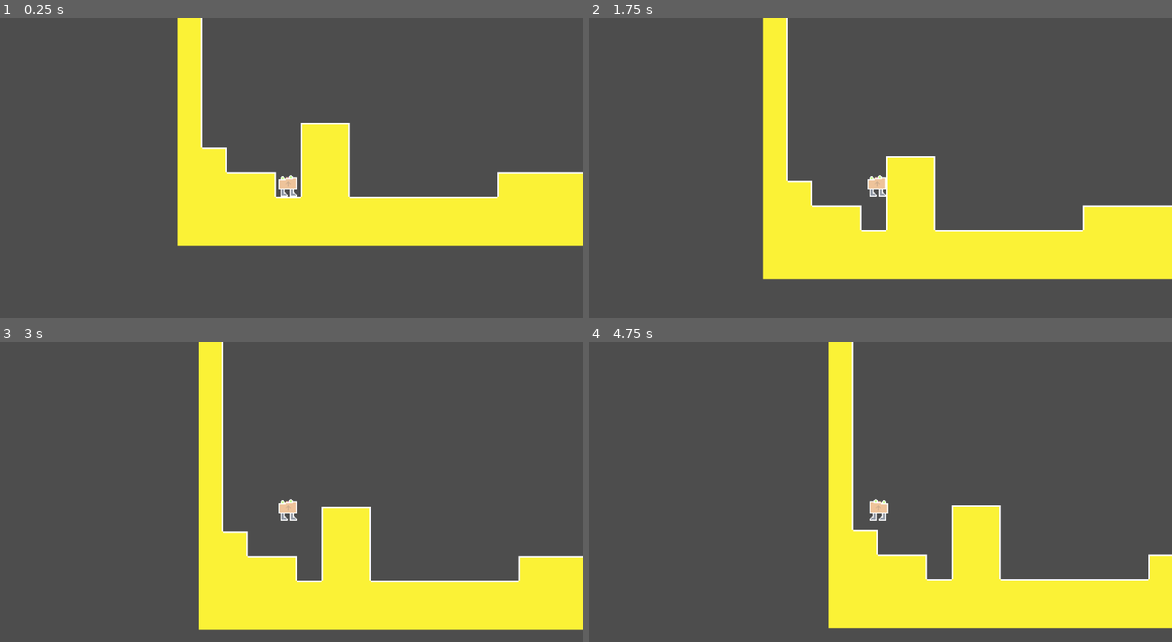
Above: before the commit, frames 1-4 (two rows, left to right).
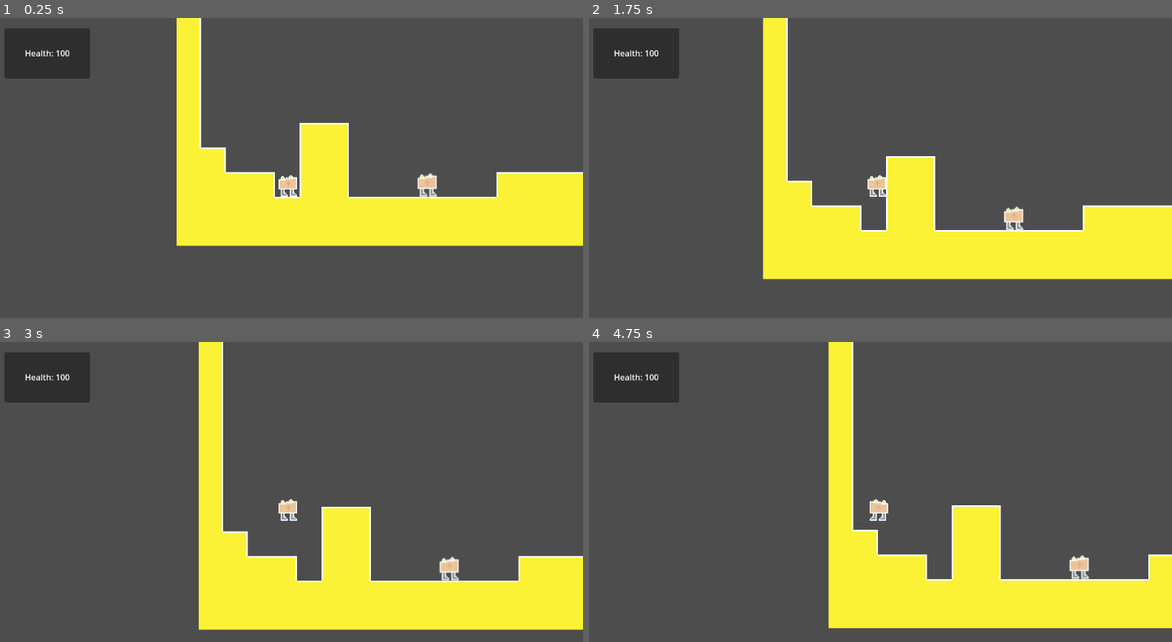
Above: after the commit, the same moments.

Repository: ShardHero/Main
Game: Godot game, scene res://scenes/level1.tscn
Two runs of this game, one before a commit and one after it. Both use one fixed random seed, a clock stepped at 60 frames per second and the inputs below.
Inputs:
- Up to frame 1 (0.25 s): no input
- Up to frame 2 (1.75 s): tap Enter (ui_accept) at 0.5, 0.77, 1.52 s; hold Right (ui_right) from 0.53 s (still down)
- Up to frame 3 (3 s): release Right (ui_right) at 2.03 s; hold Left (ui_left) 2.03-2.78 s; tap Enter (ui_accept) at 2.75 s; hold Right (ui_right) from 2.78 s (still down)
- Up to frame 4 (4.75 s): tap Enter (ui_accept) at 3.02, 3.77, 4.52 s; release Right (ui_right) at 4.28 s; hold Left (ui_left) from 4.28 s (still down)

The runs differ from the first frame. In frame 1, 3.4% of the frame differs, in the area x 0-86%, y 0-77%; in frame 2, 2.6%; in frame 3, 2.6%; in frame 4, 2.7%.

Commit message:
Worked on Game Manager branch, tracking HP.
Should fix "takes HP every frame of contact" soon.

Diff:
--- a/project.godot
+++ b/project.godot
@@ -12,5 +12,5 @@
 
 config/name="Shard Hero"
 run/main_scene="res://scenes/level1.tscn"
-config/features=PackedStringArray("4.2", "Forward Plus")
+config/features=PackedStringArray("4.3", "Forward Plus")
 config/icon="res://icon.svg"
--- /dev/null
+++ b/scenes/enemy.tscn
@@ -0,0 +1,41 @@
+[gd_scene load_steps=5 format=3 uid="uid://sjigmrytna27"]
+
+[ext_resource type="Texture2D" uid="uid://cfvsksafbly8o" path="res://assets/art/concept_char_sprite.png" id="1_v7pvj"]
+
+[sub_resource type="GDScript" id="GDScript_lt5bw"]
+script/source = "extends CharacterBody2D
+@onready var game_manager = %GameManager
+
+const SPEED = 300.0
+const JUMP_VELOCITY = -400.0
+
+func _on_body_entered(body: Node2D) -> void:
+	if (body.name == \"CharacterBody2D\"):
+		game_manager.lose_hp()
+"
+
+[sub_resource type="SpriteFrames" id="SpriteFrames_5axjp"]
+animations = [{
+"frames": [{
+"duration": 1.0,
+"texture": ExtResource("1_v7pvj")
+}],
+"loop": true,
+"name": &"default",
+"speed": 5.0
+}]
+
+[sub_resource type="RectangleShape2D" id="RectangleShape2D_y6jod"]
+size = Vector2(39, 47.5)
+
+[node name="enemy" type="CharacterBody2D"]
+script = SubResource("GDScript_lt5bw")
+
+[node name="AnimatedSprite2D" type="AnimatedSprite2D" parent="."]
+position = Vector2(2, -3)
+scale = Vector2(2.0625, 2.15625)
+sprite_frames = SubResource("SpriteFrames_5axjp")
+
+[node name="CollisionShape2D" type="CollisionShape2D" parent="."]
+position = Vector2(0, 1)
+shape = SubResource("RectangleShape2D_y6jod")
--- /dev/null
+++ b/scenes/game_manager.gd
@@ -0,0 +1,7 @@
+extends Node
+@onready var hp_label = %HPLabel
+
+var hp = 100
+func lose_hp():
+	hp -= 15
+	hp_label.text = "Health: " + str(hp)
--- a/scenes/level1.tscn
+++ b/scenes/level1.tscn
@@ -1,88 +1,45 @@
-[gd_scene load_steps=10 format=3 uid="uid://cfu6qp58epi4y"]
+[gd_scene load_steps=8 format=3 uid="uid://cfu6qp58epi4y"]
 
 [ext_resource type="Texture2D" uid="uid://be6smq1lv47ux" path="res://assets/art/placeholder_tilemap.png" id="1_unyct"]
-[ext_resource type="Texture2D" uid="uid://cfvsksafbly8o" path="res://assets/art/concept_char_sprite.png" id="2_ip1dh"]
-[ext_resource type="Script" path="res://scenes/main character.gd" id="2_pjt5x"]
+[ext_resource type="PackedScene" uid="uid://ch2lhx4dpevpr" path="res://scenes/main_character.tscn" id="2_ff2mj"]
+[ext_resource type="PackedScene" uid="uid://sjigmrytna27" path="res://scenes/enemy.tscn" id="3_ker7w"]
+[ext_resource type="Script" path="res://scenes/game_manager.gd" id="4_3cxwl"]
 
 [sub_resource type="PhysicsMaterial" id="PhysicsMaterial_nax6r"]
 
 [sub_resource type="TileSetAtlasSource" id="TileSetAtlasSource_sgx8e"]
 texture = ExtResource("1_unyct")
 2:3/0 = 0
-2:3/0/physics_layer_0/linear_velocity = Vector2(0, 0)
-2:3/0/physics_layer_0/angular_velocity = 0.0
 2:3/0/physics_layer_0/polygon_0/points = PackedVector2Array(-8, -8, 8, -8, 8, 8, -8, 8)
 3:3/0 = 0
-3:3/0/physics_layer_0/linear_velocity = Vector2(0, 0)
-3:3/0/physics_layer_0/angular_velocity = 0.0
 3:3/0/physics_layer_0/polygon_0/points = PackedVector2Array(-8, -8, 8, -8, 8, 8, -8, 8)
 4:3/0 = 0
-4:3/0/physics_layer_0/linear_velocity = Vector2(0, 0)
-4:3/0/physics_layer_0/angular_velocity = 0.0
 4:3/0/physics_layer_0/polygon_0/points = PackedVector2Array(-8, -8, 8, -8, 8, 8, -8, 8)
 5:3/0 = 0
-5:3/0/physics_layer_0/linear_velocity = Vector2(0, 0)
-5:3/0/physics_layer_0/angular_velocity = 0.0
 5:3/0/physics_layer_0/polygon_0/points = PackedVector2Array(-8, -8, 8, -8, 8, 8, -8, 8)
 6:3/0 = 0
-6:3/0/physics_layer_0/linear_velocity = Vector2(0, 0)
-6:3/0/physics_layer_0/angular_velocity = 0.0
 6:3/0/physics_layer_0/polygon_0/points = PackedVector2Array(-8, -8, 8, -8, 8, 8, -8, 8)
 2:4/0 = 0
-2:4/0/physics_layer_0/linear_velocity = Vector2(0, 0)
-2:4/0/physics_layer_0/angular_velocity = 0.0
 2:4/0/physics_layer_0/polygon_0/points = PackedVector2Array(-8, -8, 8, -8, 8, 8, -8, 8)
 3:4/0 = 0
-3:4/0/physics_layer_0/linear_velocity = Vector2(0, 0)
-3:4/0/physics_layer_0/angular_velocity = 0.0
 3:4/0/physics_layer_0/polygon_0/points = PackedVector2Array(-8, -8, 8, -8, 8, 8, -8, 8)
 4:4/0 = 0
-4:4/0/physics_layer_0/linear_velocity = Vector2(0, 0)
-4:4/0/physics_layer_0/angular_velocity = 0.0
 4:4/0/physics_layer_0/polygon_0/points = PackedVector2Array(-8, -8, 8, -8, 8, 8, -8, 8)
 5:4/0 = 0
-5:4/0/physics_layer_0/linear_velocity = Vector2(0, 0)
-5:4/0/physics_layer_0/angular_velocity = 0.0
 5:4/0/physics_layer_0/polygon_0/points = PackedVector2Array(-8, -8, 8, -8, 8, 8, -8, 8)
 2:5/0 = 0
-2:5/0/physics_layer_0/linear_velocity = Vector2(0, 0)
-2:5/0/physics_layer_0/angular_velocity = 0.0
 2:5/0/physics_layer_0/polygon_0/points = PackedVector2Array(-8, -8, 8, -8, 8, 8, -8, 8)
 3:5/0 = 0
-3:5/0/physics_layer_0/linear_velocity = Vector2(0, 0)
-3:5/0/physics_layer_0/angular_velocity = 0.0
 3:5/0/physics_layer_0/polygon_0/points = PackedVector2Array(-8, -8, 8, -8, 8, 8, -8, 8)
 4:5/0 = 0
-4:5/0/physics_layer_0/linear_velocity = Vector2(0, 0)
-4:5/0/physics_layer_0/angular_velocity = 0.0
 4:5/0/physics_layer_0/polygon_0/points = PackedVector2Array(-8, -8, 8, -8, 8, 8, -8, 8)
 5:5/0 = 0
-5:5/0/physics_layer_0/linear_velocity = Vector2(0, 0)
-5:5/0/physics_layer_0/angular_velocity = 0.0
 5:5/0/physics_layer_0/polygon_0/points = PackedVector2Array(-8, -8, 8, -8, 8, 8, -8, 8)
 
 [sub_resource type="TileSet" id="TileSet_h5n81"]
 physics_layer_0/collision_layer = 1
 physics_layer_0/physics_material = SubResource("PhysicsMaterial_nax6r")
 sources/0 = SubResource("TileSetAtlasSource_sgx8e")
-
-[sub_resource type="AtlasTexture" id="AtlasTexture_f35kr"]
-atlas = ExtResource("2_ip1dh")
-region = Rect2(0, 0, 32, 32)
-
-[sub_resource type="SpriteFrames" id="SpriteFrames_hdbct"]
-animations = [{
-"frames": [{
-"duration": 1.0,
-"texture": SubResource("AtlasTexture_f35kr")
-}],
-"loop": true,
-"name": &"default",
-"speed": 5.0
-}]
-
-[sub_resource type="RectangleShape2D" id="RectangleShape2D_gntxl"]
-size = Vector2(36, 42)
 
 [node name="Level1" type="Node2D"]
 
@@ -93,18 +50,37 @@
 format = 2
 layer_0/tile_data = PackedInt32Array(720898, 262144, 3, 786435, 196608, 3, 720900, 131072, 4, 655364, 131072, 4, 589828 …(1379 unchanged characters)…
 
-[node name="main character" type="CharacterBody2D" parent="."]
-script = ExtResource("2_pjt5x")
+[node name="main character" parent="." instance=ExtResource("2_ff2mj")]
+position = Vector2(2, 1)
 
-[node name="AnimatedSprite2D" type="AnimatedSprite2D" parent="main character"]
-texture_filter = 1
-position = Vector2(169, 552)
-scale = Vector2(2, 2)
-sprite_frames = SubResource("SpriteFrames_hdbct")
+[node name="enemy" parent="." groups=["enemies"] instance=ExtResource("3_ker7w")]
+position = Vector2(441, 553)
 
-[node name="CollisionShape2D" type="CollisionShape2D" parent="main character"]
-position = Vector2(167, 555)
-shape = SubResource("RectangleShape2D_gntxl")
+[node name="GameManager" type="Node" parent="."]
+unique_name_in_owner = true
+script = ExtResource("4_3cxwl")
 
-[node name="Camera2D" type="Camera2D" parent="main character"]
-position = Vector2(167, 551)
+[node name="CanvasLayer" type="CanvasLayer" parent="."]
+
+[node name="Panel" type="Panel" parent="CanvasLayer"]
+offset_left = 23.0
+offset_top = 20.0
+offset_right = 190.0
+offset_bottom = 118.0
+
+[node name="HPLabel" type="Label" parent="CanvasLayer/Panel"]
+unique_name_in_owner = true
+layout_mode = 1
+anchors_preset = -1
+anchor_left = 0.326347
+anchor_top = 0.382653
+anchor_right = 0.673653
+anchor_bottom = 0.617347
+offset_left = 9.0
+offset_right = -9.0
+grow_horizontal = 2
+grow_vertical = 2
+text = "Health: 100"
+horizontal_alignment = 1
+vertical_alignment = 1
+metadata/_edit_use_anchors_ = true
--- a/scenes/main character.gd
+++ b/scenes/main character.gd
@@ -1,9 +1,9 @@
 extends CharacterBody2D
-
 
 const SPEED = 300.0
 const JUMP_VELOCITY = -400.0
 @onready var char_sprite_2d = $AnimatedSprite2D
+@onready var game_manager = %GameManager
 
 # Get the gravity from the project settings to be synced with RigidBody nodes.
 var gravity = ProjectSettings.get_setting("physics/2d/default_gravity")
@@ -34,4 +34,12 @@
 		var isLeft = velocity.x < 0
 		char_sprite_2d.flip_h = isLeft
 
+
 	move_and_slide()
+	for i in range(get_slide_collision_count()):
+		var collision = get_slide_collision(i)
+		var collider = collision.get_collider()
+		if collider and collider.is_in_group("enemies"):
+			game_manager.lose_hp()
+			print("Player collided with an enemy!")
+			# Example: Implement knockback, health reduction, or other effects here
--- /dev/null
+++ b/scenes/main_character.tscn
@@ -0,0 +1,38 @@
+[gd_scene load_steps=6 format=3 uid="uid://ch2lhx4dpevpr"]
+
+[ext_resource type="Script" path="res://scenes/main character.gd" id="1_afw0k"]
+[ext_resource type="Texture2D" uid="uid://cfvsksafbly8o" path="res://assets/art/concept_char_sprite.png" id="2_6uvw2"]
+
+[sub_resource type="AtlasTexture" id="AtlasTexture_f35kr"]
+atlas = ExtResource("2_6uvw2")
+region = Rect2(0, 0, 32, 32)
+
+[sub_resource type="SpriteFrames" id="SpriteFrames_hdbct"]
+animations = [{
+"frames": [{
+"duration": 1.0,
+"texture": SubResource("AtlasTexture_f35kr")
+}],
+"loop": true,
+"name": &"default",
+"speed": 5.0
+}]
+
+[sub_resource type="RectangleShape2D" id="RectangleShape2D_gntxl"]
+size = Vector2(36, 42)
+
+[node name="main character" type="CharacterBody2D"]
+script = ExtResource("1_afw0k")
+
+[node name="AnimatedSprite2D" type="AnimatedSprite2D" parent="."]
+texture_filter = 1
+position = Vector2(169, 552)
+scale = Vector2(2, 2)
+sprite_frames = SubResource("SpriteFrames_hdbct")
+
+[node name="CollisionShape2D" type="CollisionShape2D" parent="."]
+position = Vector2(167, 555)
+shape = SubResource("RectangleShape2D_gntxl")
+
+[node name="Camera2D" type="Camera2D" parent="."]
+position = Vector2(167, 551)
